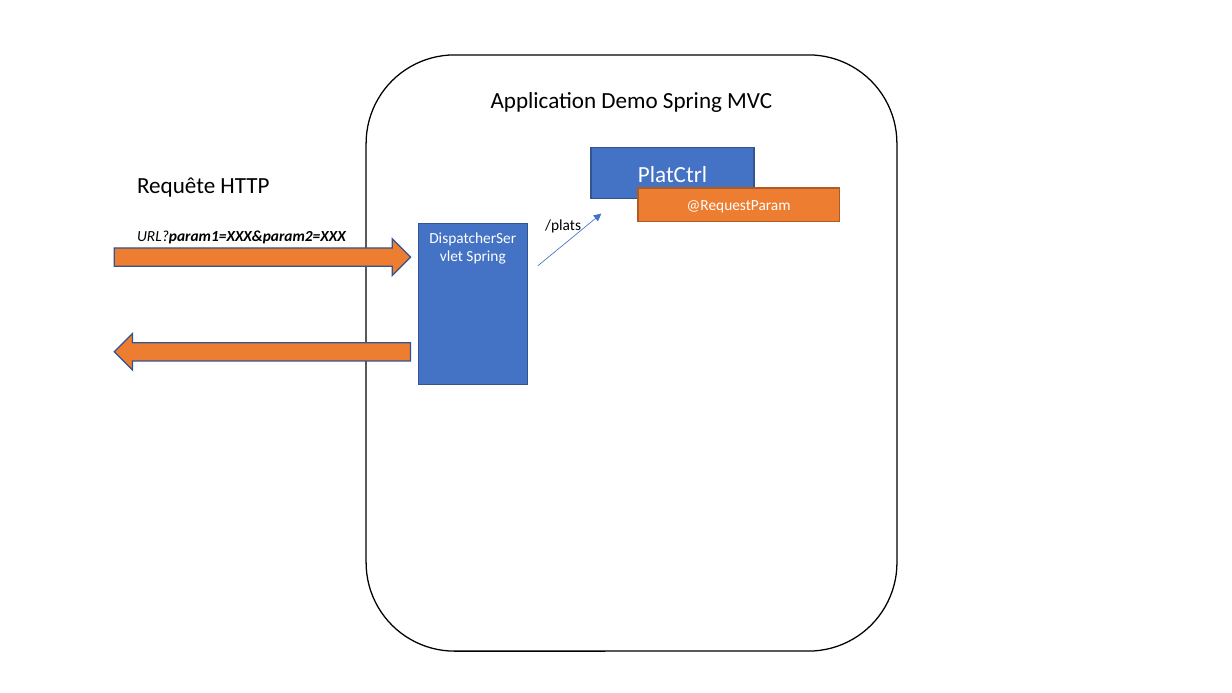
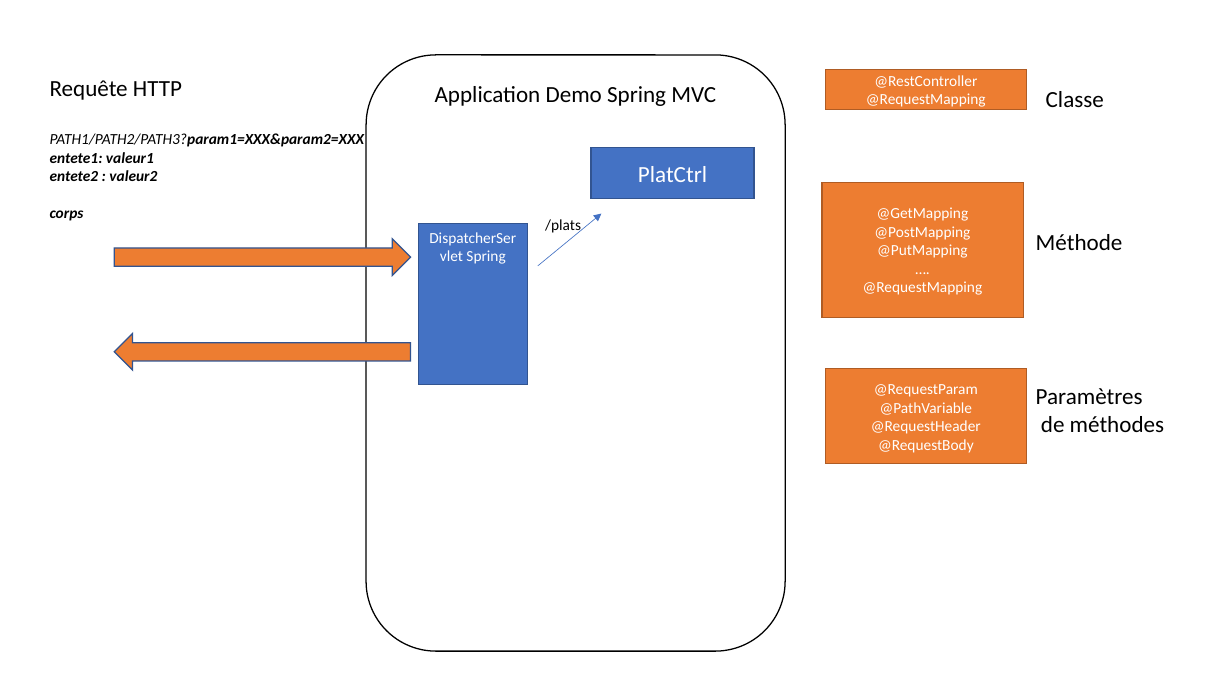
Before and after one commit to mandine44/tpSpringHotel, a slide deck: slide 9 of schemas.pptx. Drawn at 1232x693 pixels with LibreOffice and Linux fonts; fonts in the diff are those of the drawing. Boxes give left, top, right and bottom in pixels: in the first picture for what was removed or moved away, otherwise in the second. Text is boxed around its words. In the diff, an @@ line names an element or a change of style, - is before the commit and + after.

Commit message:
Spring MVC - Démo : Mapping requête HTTP

```diff
--- a/schemas.pptx
+++ b/schemas.pptx
@@ rounded rectangle "Application Demo Spring MVC": place and size @@
-rounded rectangle "Application Demo Spring MVC" at bbox=[366, 55, 897, 651]
+rounded rectangle "Application Demo Spring MVC" at bbox=[366, 55, 786, 651]
@@ text "Requête HTTP": place and size @@
-text "Requête HTTP" at bbox=[137, 177, 346, 244]
+text "Requête HTTP" at bbox=[50, 80, 364, 221]
@@ rectangle added at bbox=[825, 69, 1027, 110], fill #ED7D31, outline #AF5C24 1 pt, 12 pt, text #FFFFFF @@
+@RestController
+@RequestMapping
@@ text added at bbox=[1046, 91, 1104, 107], 18 pt, text #000000 @@
+Classe
@@ text at bbox=[50, 133, 364, 221]: text changed @@
-URL?param1=XXX&param2=XXX
+PATH1/PATH2/PATH3?param1=XXX&param2=XXX
+entete1: valeur1
+entete2 : valeur2
+corps
@@ rectangle added at bbox=[823, 182, 1024, 317], fill #ED7D31, outline #AF5C24 1 pt, 12 pt, text #FFFFFF @@
+@GetMapping
+@PostMapping
+@PutMapping
+….
+@RequestMapping
@@ text added at bbox=[1036, 234, 1123, 250], 18 pt, text #000000 @@
+Méthode
@@ rectangle "@RequestParam @PathVariable": place and size @@
-rectangle "@RequestParam @PathVariable" at bbox=[639, 189, 840, 222]
+rectangle "@RequestParam @PathVariable" at bbox=[825, 369, 1027, 464]
@@ text in rectangle at bbox=[871, 384, 981, 453]: text changed @@
-@RequestParam
+@RequestParam
+@PathVariable
+@RequestHeader
+@RequestBody
@@ text added at bbox=[1036, 388, 1164, 432], 18 pt, text #000000 @@
+Paramètres
+de méthodes
```
Also in this commit, not shown: 2 other files.
